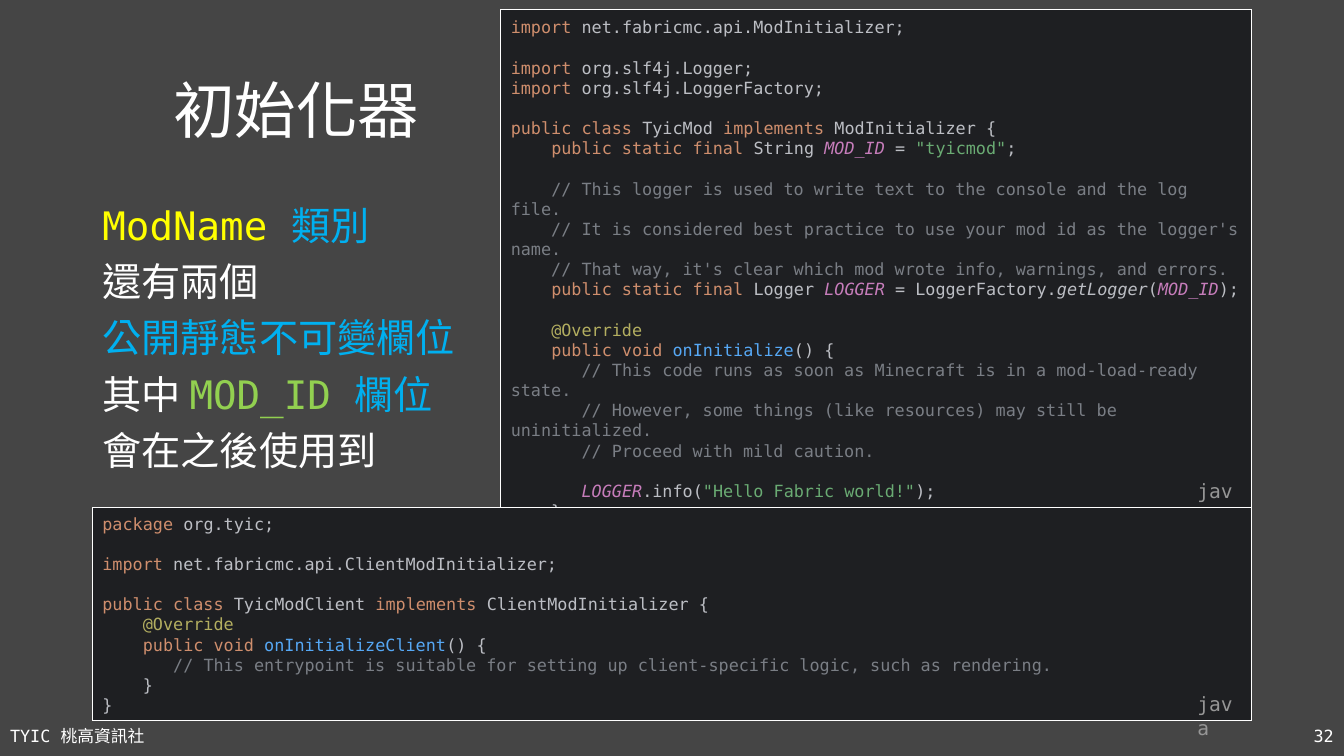
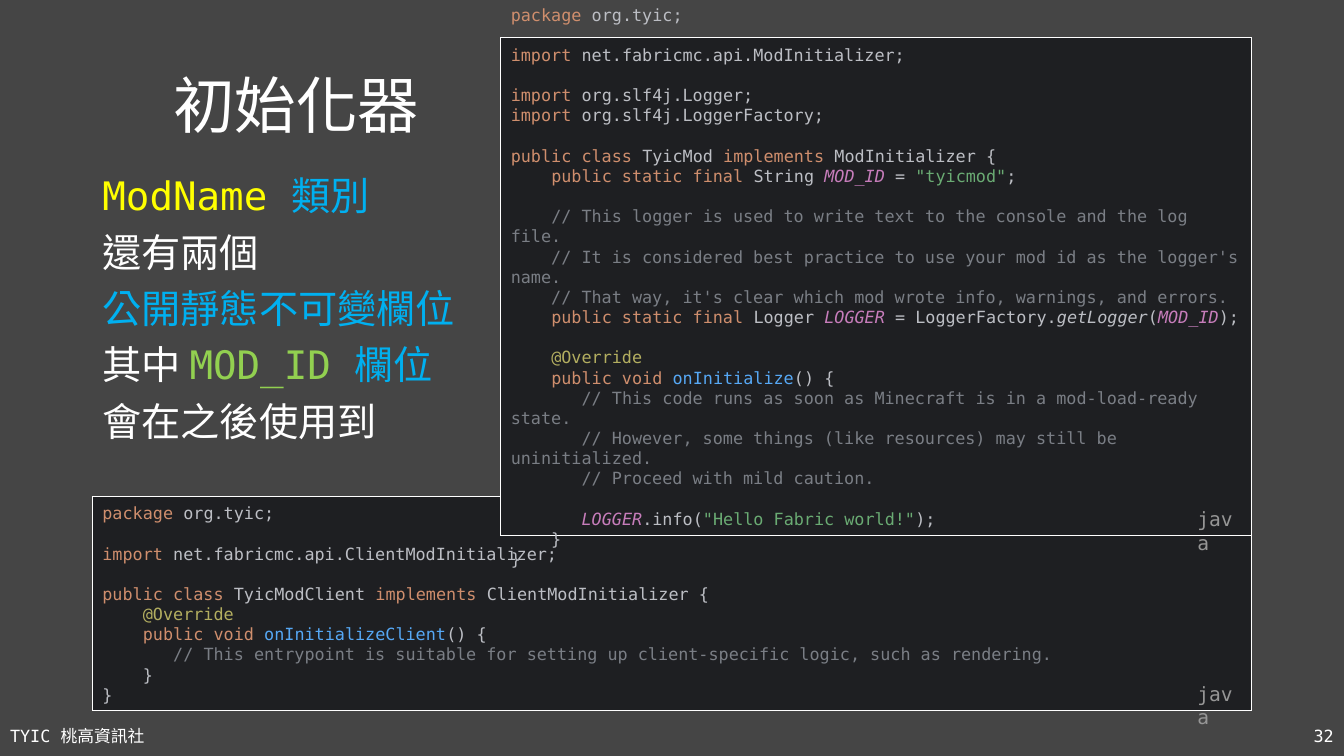
Before and after one commit to TYSHIC/slides, a slide deck: slide 32 of ppt/50_Java 專案：前置作業.pptx. Drawn at 1344x756 pixels with LibreOffice and Linux fonts; fonts in the diff are those of the drawing. Boxes give left, top, right and bottom in pixels: in the first picture for what was removed or moved away, otherwise in the second. Text is boxed around its words. In the diff, an @@ line names an element or a change of style, - is before the commit and + after.

```diff
--- a/ppt/50_Java 專案：前置作業.pptx
+++ b/ppt/50_Java 專案：前置作業.pptx
@@ title "初始化器": place and size @@
-title "初始化器" at (173,81,419,138)
+title "初始化器" at (173,76,419,133)
@@ rectangle "package org.tyic; import net.fabricmc.api.ModInitializer; im ...": place and size @@
-rectangle "package org.tyic; import net.fabricmc.api.ModInitializer; im ..." at (501,10,1252,509)
+rectangle "package org.tyic; import net.fabricmc.api.ModInitializer; im ..." at (501,37,1252,536)
@@ text "ModName 類別": place and size @@
-text "ModName 類別" at (102,207,454,469)
+text "ModName 類別" at (102,177,454,440)
@@ rectangle "package org.tyic; import net.fabricmc.api.ClientModInitializ ...": place and size @@
-rectangle "package org.tyic; import net.fabricmc.api.ClientModInitializ ..." at (93,507,1252,721)
+rectangle "package org.tyic; import net.fabricmc.api.ClientModInitializ ..." at (93,497,1252,711)
@@ text "java": place and size @@
-text "java" at (1188,475,1252,509)
+text "java" at (1188,502,1252,536)
@@ text "java": place and size @@
-text "java" at (1188,688,1252,722)
+text "java" at (1188,677,1252,711)
```
Also in this commit, not shown: 8 other files.
